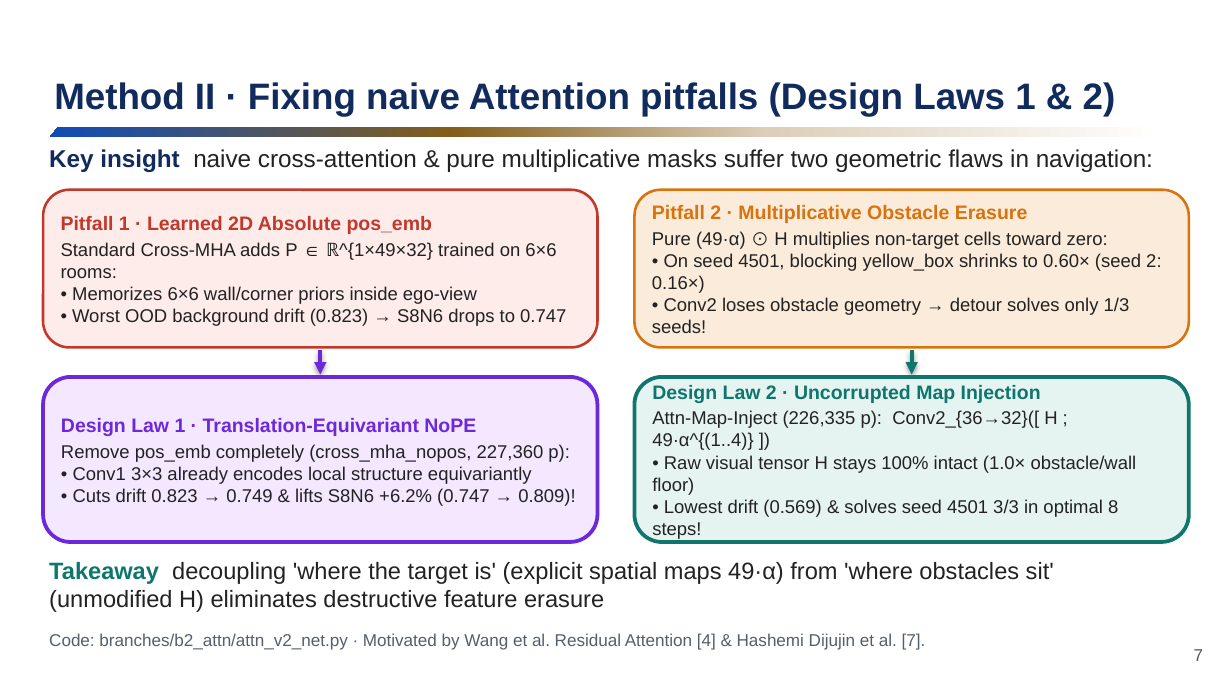
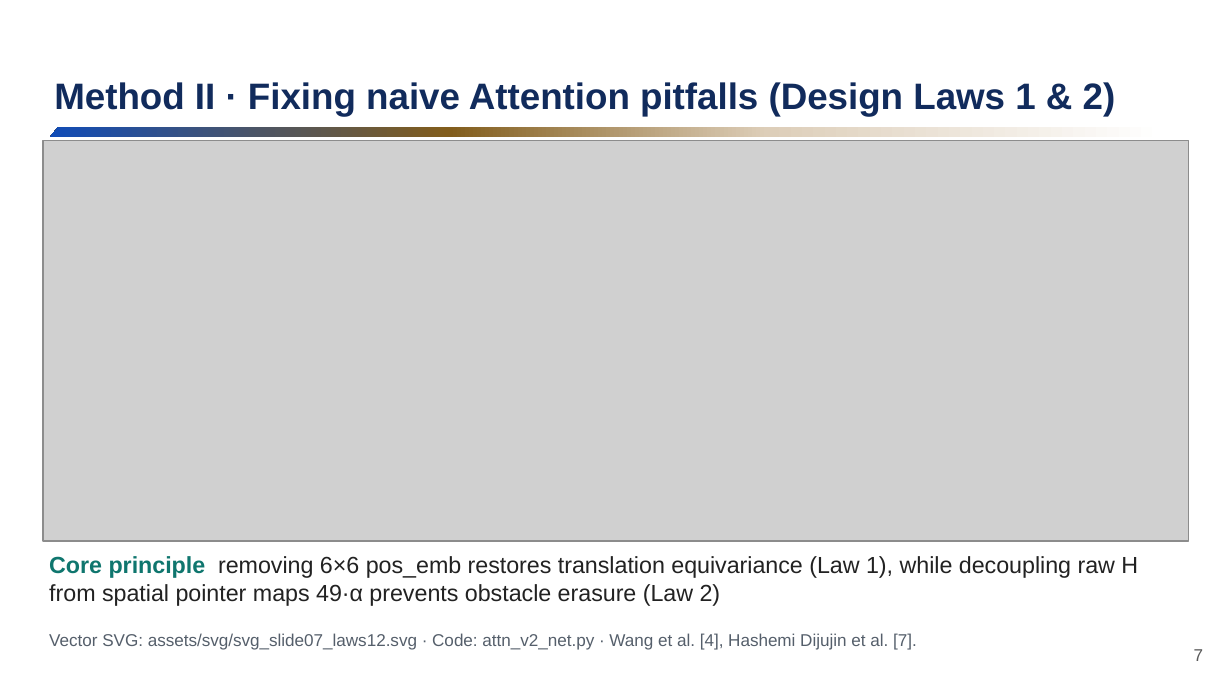
Before and after one commit to Oliver-ming/BabyAI_Exploration_with_Film, a slide deck: slide 7 of presentation/AIAA4220_Project3_Presentation.pptx. Drawn at 1232x693 pixels with LibreOffice and Linux fonts; fonts in the diff are those of the drawing; grey boxes stand for pictures; background and template pictures are left out. Boxes give left, top, right and bottom in pixels: in the first picture for what was removed or moved away, otherwise in the second. Text is boxed around its words. In the diff, an @@ line names an element or a change of style, - is before the commit and + after.

Commit message:
Redraw all PPT architecture diagrams, flowcharts & schematics in publication-grade vector SVG

```diff
--- a/presentation/AIAA4220_Project3_Presentation.pptx
+++ b/presentation/AIAA4220_Project3_Presentation.pptx
@@ picture added at (43, 140, 1189, 541) @@
@@ text removed at (49, 149, 1153, 172) @@
-Key insight naive cross-attention & pure multiplicative masks suffer two geometric flaws in navigation:
@@ rounded rectangle removed at (43, 190, 598, 347) @@
-Pitfall 1 · Learned 2D Absolute pos_emb
-Standard Cross-MHA adds P ∈ ℝ^{1×49×32} trained on 6×6 rooms:
-• Memorizes 6×6 wall/corner priors inside ego-view
-• Worst OOD background drift (0.823) → S8N6 drops to 0.747
@@ rounded rectangle removed at (634, 190, 1189, 347) @@
-Pitfall 2 · Multiplicative Obstacle Erasure
-Pure (49·α) ⊙ H multiplies non-target cells toward zero:
-• On seed 4501, blocking yellow_box shrinks to 0.60× (seed 2: 0.16×)
-• Conv2 loses obstacle geometry → detour solves only 1/3 seeds!
@@ arrow removed from (320, 350) to (320, 375) @@
@@ arrow removed from (912, 350) to (912, 375) @@
@@ rounded rectangle removed at (43, 377, 598, 542) @@
-Design Law 1 · Translation-Equivariant NoPE
-Remove pos_emb completely (cross_mha_nopos, 227,360 p):
-• Conv1 3×3 already encodes local structure equivariantly
-• Cuts drift 0.823 → 0.749 & lifts S8N6 +6.2% (0.747 → 0.809)!
@@ rounded rectangle removed at (634, 377, 1189, 542) @@
-Design Law 2 · Uncorrupted Map Injection
-Attn-Map-Inject (226,335 p): Conv2_{36→32}([ H ; 49·α^{(1..4)} ])
-• Raw visual tensor H stays 100% intact (1.0× obstacle/wall floor)
-• Lowest drift (0.569) & solves seed 4501 3/3 in optimal 8 steps!
@@ text at (49, 556, 1138, 606): text changed; size 13.8 to 13.6 pt @@
-Takeaway decoupling 'where the target is' (explicit spatial maps 49·α) from 'where obstacles sit' (unmodified H) eliminates destructive feature erasure
+Core principle removing 6×6 pos_emb restores translation equivariance (Law 1), while decoupling raw H from spatial pointer maps 49·α prevents obstacle erasure (Law 2)
@@ text at (49, 633, 917, 650): text changed @@
-Code: branches/b2_attn/attn_v2_net.py · Motivated by Wang et al. Residual Attention [4] & Hashemi Dijujin et al. [7].
+Vector SVG: assets/svg/svg_slide07_laws12.svg · Code: attn_v2_net.py · Wang et al. [4], Hashemi Dijujin et al. [7].
```
Also in this commit, not shown: 7 other slides changed, 28 other files.
